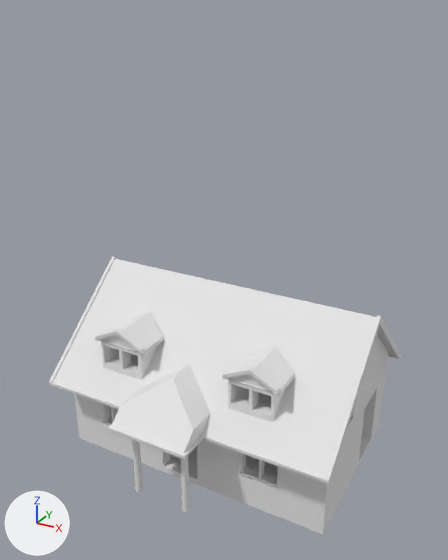
What one commit did to the Blender file AlphaAR-MobileApp/Models/house.blend.
One viewpoint serves both versions: a camera (50 mm lens) standing at (14.36, -19.5, 16.89) and looking at (4.07, -0.81, 7.54). The axes (+X, +Y, +Z) are drawn at lower left. The lights are the same throughout.

Objects in the first picture: 'floor&stairs', 'roof', 'walls', 'window', 'window.001'.
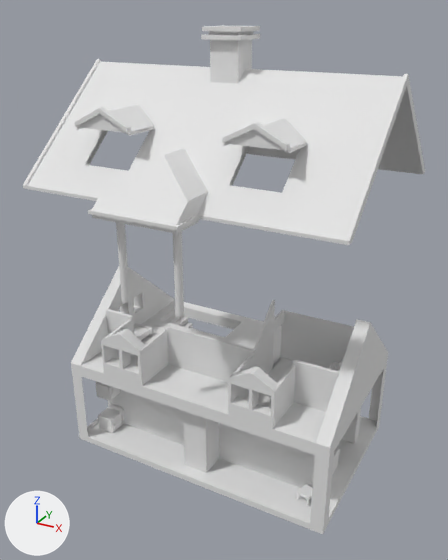
The newer file adds a shape key; the second version is drawn at full value of the shape key 'Key 1' of 'walls.001', and the change is written as the vertex moves it makes.

Boxes (x1, y1, x2, y2) around the edits, measured in the pictures (448 x 560 px):
'walls.001', added
    after: (23, 25, 425, 317)
'roof', deleted
    before: (49, 256, 401, 512)
'walls', reshaped
    before: (74, 334, 388, 534)
    after: (71, 267, 388, 534)
'walls.004', added
    after: (111, 390, 315, 488)
'secondFloor', added
    after: (90, 318, 326, 434)
'firstFloor', added
    after: (96, 423, 365, 513)
'walls.003', added
    after: (194, 415, 219, 473)
'floor&stairs', deleted
    before: (131, 354, 278, 478)
'walls.005', added
    after: (183, 411, 196, 469)
'window', deleted
    before: (240, 453, 279, 487)
'walls.002', added
    after: (341, 407, 361, 444)
'window.001', deleted
    before: (103, 404, 118, 425)
part 1 of me_cube_001, cut back
    before: (84, 369, 384, 524)
    after: (87, 268, 377, 524)

Diff of the bpy script that builds the scene:
```diff
--- a/AlphaAR-MobileApp/Models/house.blend.py
+++ b/AlphaAR-MobileApp/Models/house.blend.py
@@ me_cube_001 @@
 # used by ob_walls; location = (0.0, 0.0, 0.0); scale = (1.0, 1.0, 0.25)
-me_cube_001.from_pydata(...)  # 509 vertices, 485 faces, 1 loose edge; spans x -1.5..9.6, y -3.5..3.5, z 0.0..27.1
-me_cube_001.materials.append(mat_material)  # white #e7e7e7
+me_cube_001.from_pydata(...)  # 456 vertices, 439 faces, 1 loose edge; spans x -1.5..9.5, y -3.5..3.5, z 0.0..27.1
+# me_cube_001 part 1
+# 72 vertices are removed from x -1.0..9.5, y -3.5..2.2, z 5.0..11.0
+# 107 faces are deleted
+# 5 vertices in x 9.6, y -3.0..0.5, z 15.0..17.8 move by (-0.6, 0.0, 0.0)
+# 14 vertices are added at x 7.4..9.0, y -1.9..3.0, z 0.0..23.6
+# 5 new vertices lie (0.0, 0.0, -2.0) away from vertices in x 2.8..7.4, y -3.5..3.0, z 15.0
+# 61 new faces join them
+me_cube_001.materials.append(mat_material_002)  # white #e7e7e7
@@ ob_roof @@
-ob_roof = bpy.data.objects.new('roof', me_cylinder_001)
@@ ob_window_001 @@
-ob_window_001 = bpy.data.objects.new('window.001', me_cube_005)
@@ ob_window @@
-ob_window = bpy.data.objects.new('window', me_cube_003)
@@ ob_floor_stairs @@
-ob_floor_stairs = bpy.data.objects.new('floor&stairs', me_cube)
@@ ob_firstfloor @@
+ob_firstfloor = bpy.data.objects.new('firstFloor', me_cube_1)  # 22 vertices, 8 faces; spans x -2.0..9.0, y -3.0..3.0, z 0.0..1.0; in mat_material_002 (white #e7e7e7)
+ob_firstfloor.location = (0.0, 0.0, 0.0)
+ob_firstfloor.scale = (1.0, 1.0, 0.25)
@@ ob_secondfloor @@
+ob_secondfloor = bpy.data.objects.new('secondFloor', me_cube_041)  # 34 vertices, 5 faces; spans x -1.0..9.0, y -3.0..3.0, z 13.0..15.0; in mat_material_002 (white #e7e7e7)
+ob_secondfloor.location = (0.0, 0.0, 0.0)
+ob_secondfloor.scale = (1.0, 1.0, 0.25)
@@ ob_walls_001 @@
+ob_walls_001 = bpy.data.objects.new('walls.001', me_cube_042)  # 747 vertices, 616 faces, 8 loose edges; spans x -1.9..9.8, y -5.6..4.5, z 15.2..65.3; in mat_material_002 (white #e7e7e7)
+ob_walls_001.location = (0.0, 0.0, 0.0)
+ob_walls_001.scale = (1.0, 1.0, 0.25)
@@ ob_walls_002 @@
+ob_walls_002 = bpy.data.objects.new('walls.002', me_cube_002)  # 188 vertices, 170 faces; spans x -1.0..9.0, y -3.5..-3.0, z 1.0..13.0; in mat_material (white #e7e7e7)
+ob_walls_002.location = (0.0, 5.0, 0.0)
+ob_walls_002.scale = (1.0, 1.0, 0.25)
@@ ob_walls_003 @@
+ob_walls_003 = bpy.data.objects.new('walls.003', me_cube_003_1)  # 24 vertices, 18 faces; spans x 9.0..9.5, y -3.0..3.0, z 1.0..13.0; in mat_material (white #e7e7e7)
+ob_walls_003.location = (-5.0, 0.0, 0.0)
+ob_walls_003.scale = (1.0, 1.0, 0.25)
@@ ob_walls_004 @@
+ob_walls_004 = bpy.data.objects.new('walls.004', me_cube_004_1)  # a box spanning x -1.0..9.0, y 3.0..3.5, z 1.0..13.0; in mat_material (white #e7e7e7)
+ob_walls_004.location = (0.0, -5.0, 0.0)
+ob_walls_004.scale = (1.0, 1.0, 0.25)
@@ ob_walls_005 @@
+ob_walls_005 = bpy.data.objects.new('walls.005', me_cube_005_1)  # a box spanning x -1.5..-1.0, y -3.0..3.0, z 1.0..13.0; in mat_material (white #e7e7e7)
+ob_walls_005.location = (5.0, 0.0, 0.0)
+ob_walls_005.scale = (1.0, 1.0, 0.25)
```
